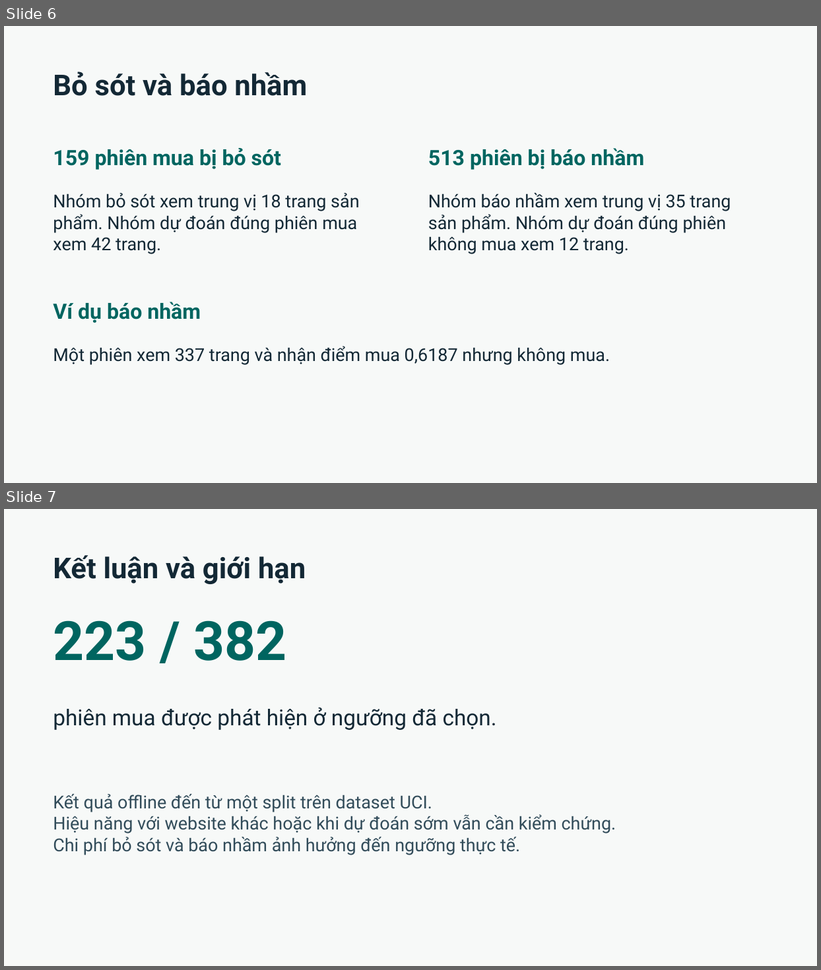
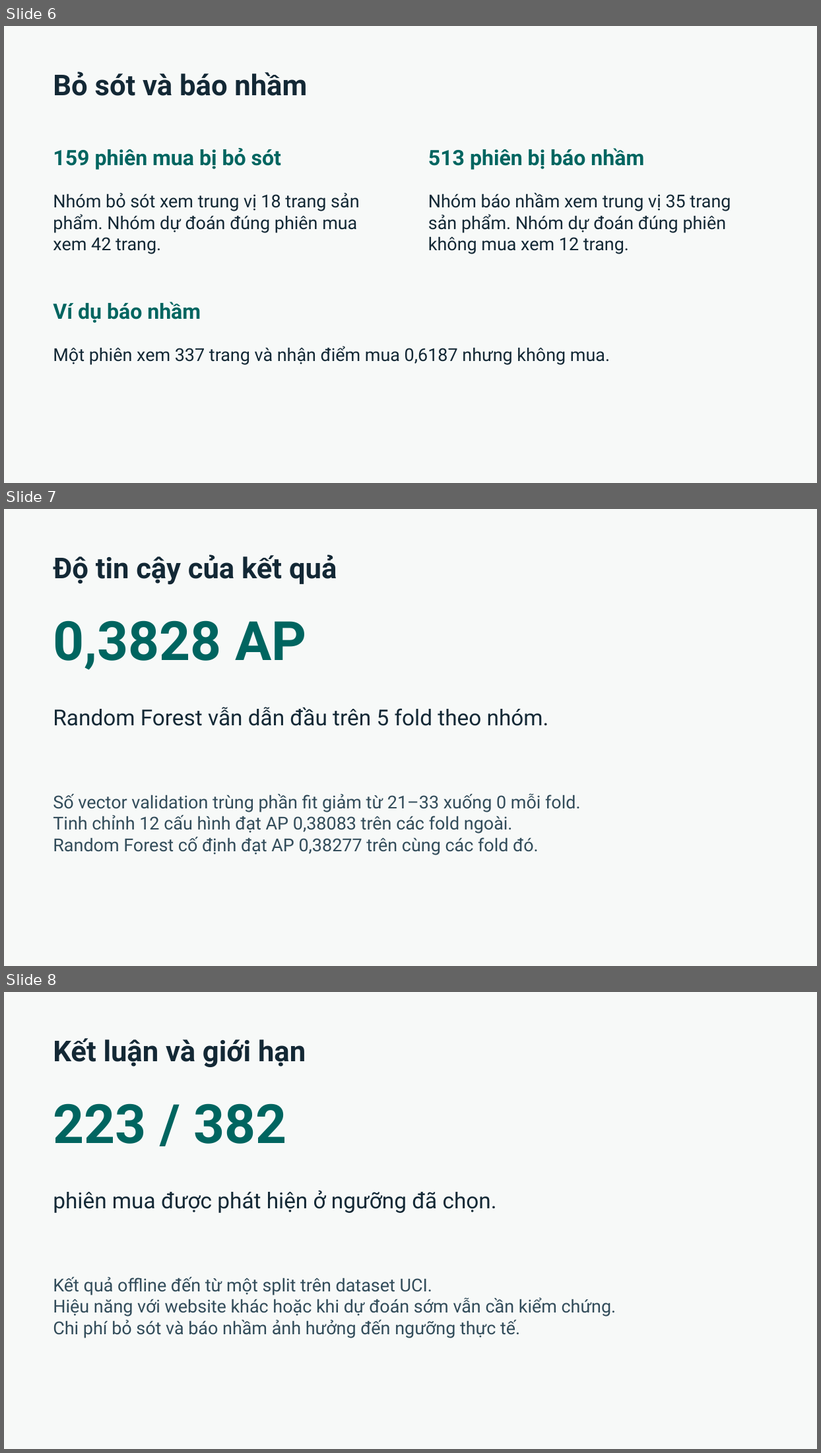
Before and after one commit to tdn1997/online_shoppers_intention, a slide deck: reports/slides.pptx. Shown one above the other, each under a label of ours: slides 6 and 7 before the commit, slides 6, 7 and 8 after it. The pictures are 821x970 and 821x1453 pixels, drawn with LibreOffice and Linux fonts; fonts in the diff are those of the drawing. Boxes give left, top, right and bottom in pixels: in the first picture for what was removed or moved away, otherwise in the second. Text is boxed around its words. In the diff, an @@ line names an element or a change of style, - is before the commit and + after.

```diff
--- a/reports/slides.pptx
+++ b/reports/slides.pptx
@@ slide 7 added at (4,509,817,966), background #F7F9F8 @@
@@ text added at (53,555,337,585), 34 pt, text #132835, bold @@
+Độ tin cậy của kết quả
@@ text added at (53,621,306,670), 64 pt, text #006560, bold @@
+0,3828 AP
@@ text added at (53,707,549,726), 26 pt, text #132835 @@
+Random Forest vẫn dẫn đầu trên 5 fold theo nhóm.
@@ text added at (53,793,581,855), 21 pt, text #324C5A @@
+Số vector validation trùng phần fit giảm từ 21–33 xuống 0 mỗi fold.
+Tinh chỉnh 12 cấu hình đạt AP 0,38083 trên các fold ngoài.
+Random Forest cố định đạt AP 0,38277 trên cùng các fold đó.
@@ what was slide 7 is now slide 8 @@
```
Also in this commit, not shown: 9 other files.
